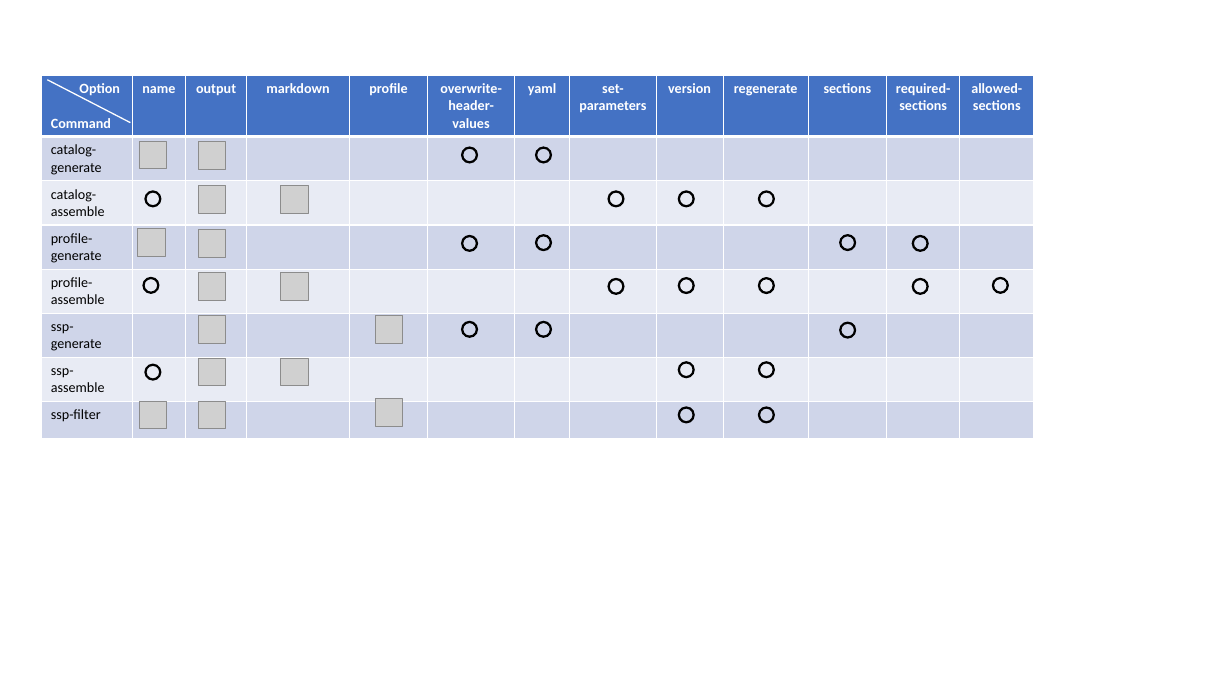
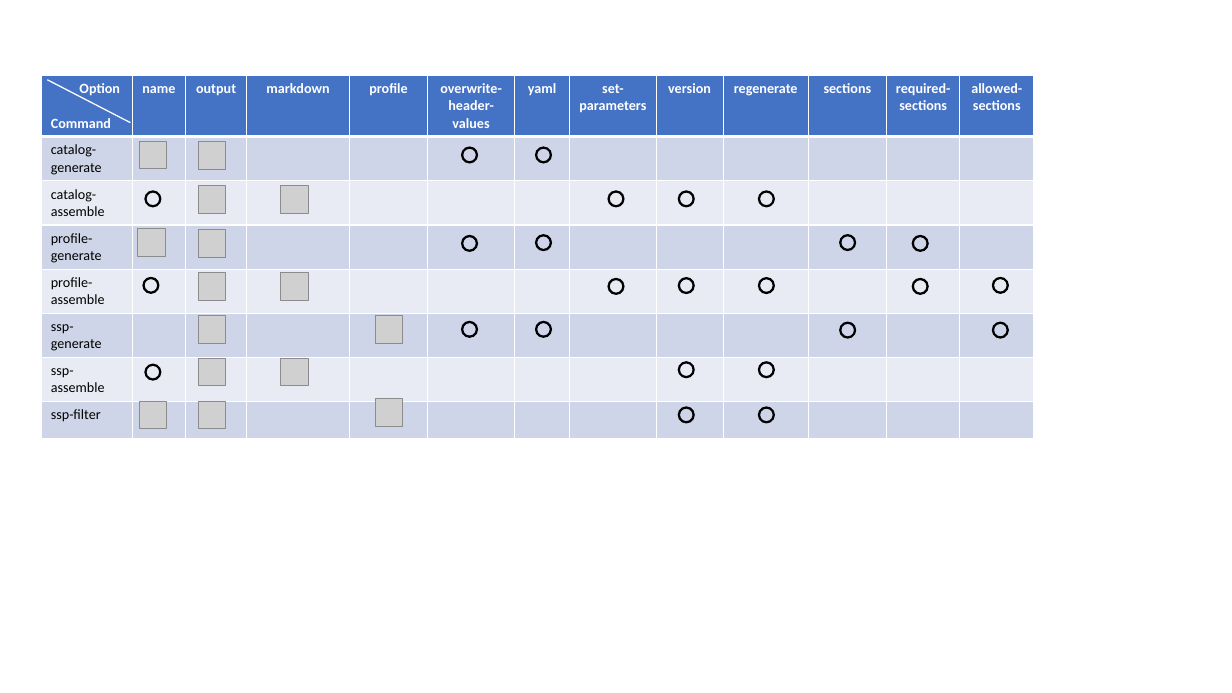
Before and after one commit to oscal-compass/compliance-trestle, a slide deck: slide 1 of docs/tutorials/ssp_profile_catalog_authoring/trestle_ssp_author_options.pptx. Drawn at 1232x693 pixels with LibreOffice and Linux fonts; fonts in the diff are those of the drawing; grey boxes stand for pictures. Boxes give left, top, right and bottom in pixels: in the first picture for what was removed or moved away, otherwise in the second. Text is boxed around its words. In the diff, an @@ line names an element or a change of style, - is before the commit and + after.

```diff
--- a/docs/tutorials/ssp_profile_catalog_authoring/trestle_ssp_author_options.pptx
+++ b/docs/tutorials/ssp_profile_catalog_authoring/trestle_ssp_author_options.pptx
@@ ellipse added at [994,323,1008,337], outline #000000 1.75 pt @@
```
Also in this commit, not shown: 2 other files.
